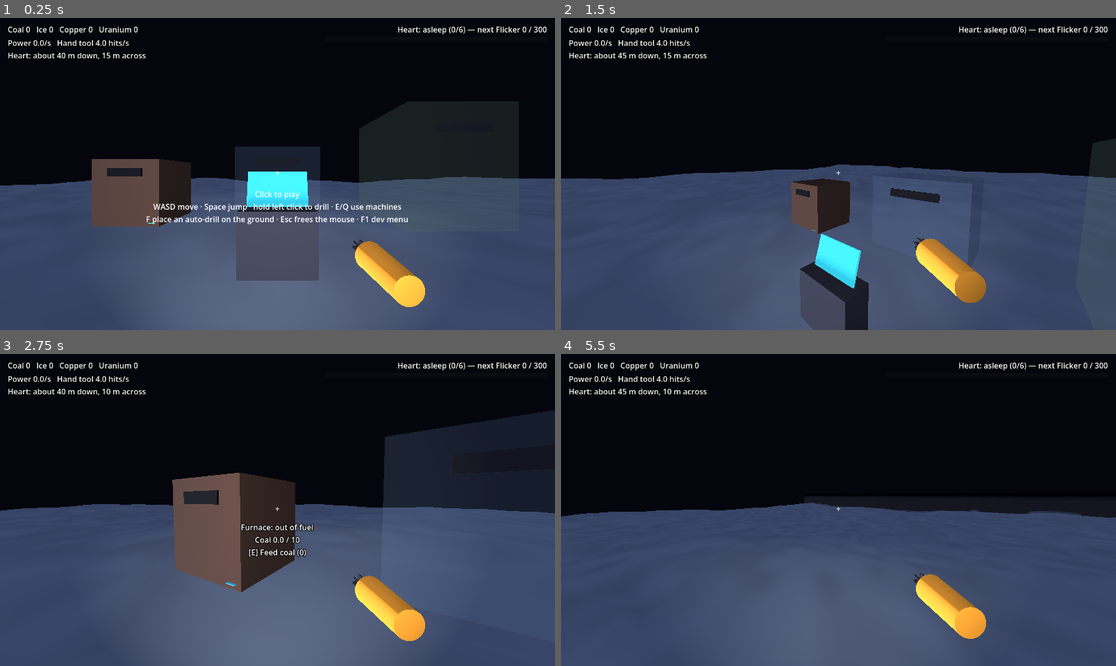
Above: before the commit, frames 1-4 (two rows, left to right).
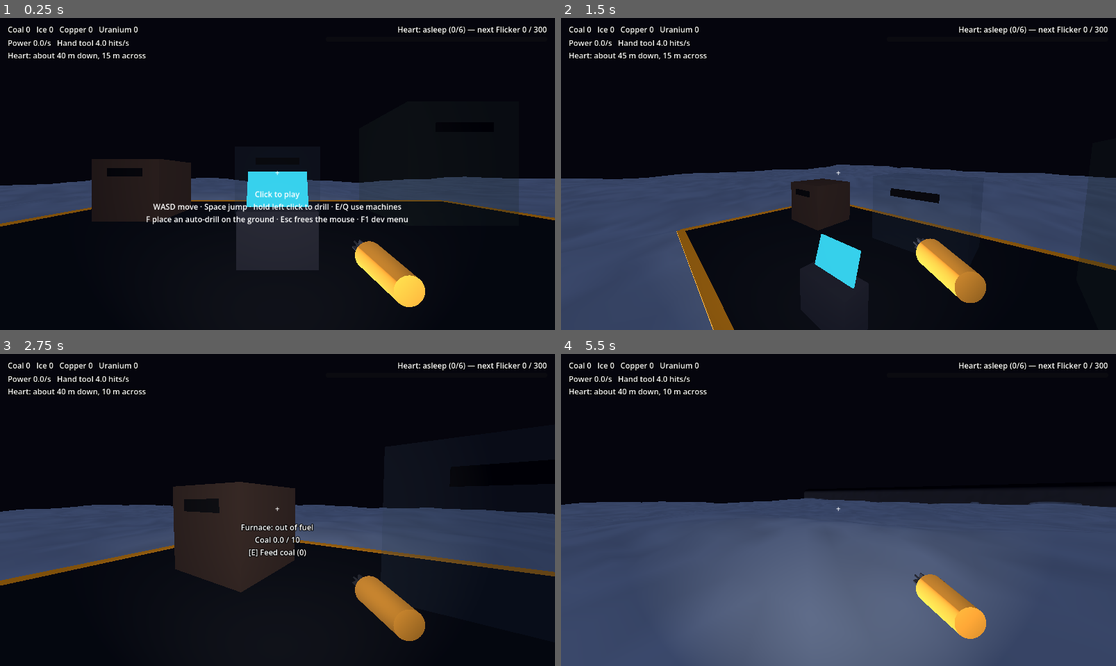
Above: after the commit, the same moments.

Repository: SneakKestrel16/Mininginc
Game: Godot game, scene res://src/main.tscn
Two runs of this game, one before a commit and one after it. Both use one fixed random seed, a clock stepped at 60 frames per second and the inputs below.
Inputs (mouse positions are in pixels of both pictures, inside the frame that each line leads up to):
- Up to frame 1 (0.25 s): no input
- Up to frame 2 (1.5 s): tap Enter at 0.5 s; move the mouse to (960, 158) at 0.52 s; hold D 0.53-1.28 s; tap E at 0.6 s; click (960, 158) at 0.67 s; tap Space at 0.77 s; move the mouse to (810, 174) at 1.27 s; hold W from 1.28 s (still down); tap Q at 1.35 s
- Up to frame 3 (2.75 s): keep holding W; tap Space at 1.52 s; move the mouse to (288, 503) at 2.02 s; tap F at 2.1 s
- Up to frame 4 (5.5 s): keep holding W; move the mouse to (832, 516) at 2.77 s; tap Ctrl at 2.85 s; click (832, 516) at 2.92 s; tap Space at 3.02, 3.77, 4.52 s; move the mouse to (877, 513) at 3.52 s; tap L at 3.6 s; move the mouse to (794, 506) at 4.27 s; tap Tab at 4.35 s; move the mouse to (844, 510) at 5.02 s; tap E at 5.1 s; click (844, 510) at 5.17 s

The runs differ from the first frame. In frame 1, 41% of the frame differs, in the area x 0-100%, y 33-100%; in frame 2, 23%; in frame 3, 40%; in frame 4, 3.1%.

Commit message:
feat: playtest batch 2: noclip toggle, machine platform, loose ground falls
- Fly keeps collision; a Noclip toggle in the dev menu (off by default)
  lets it pass through the ground. The launch turns noclip on to rise
  through the rock.
- A steel deck with orange trim covers the protected machine row, so it
  reads as built ground, not diggable.
- Ground a scoop cuts loose falls whole: each solid sample beside a scoop
  is filled depth-first, down first; a piece that finds no bedrock, no
  protected ground and nothing 6 m past the scoop is removed and its ore
  collected. Bounded, so a large piece hanging by a long thin bridge can
  stay up (ponytail note in VoxelWorld._drop_floating).

Pacing results are unchanged; the simulator takes 33 s instead of 11 s
for the extra fill on every scoop.

Diff:
--- a/src/player/player.gd
+++ b/src/player/player.gd
@@ -29,12 +29,18 @@
 var _target_normal := Vector3.ZERO
 ## True while an overlay is open, which hides the "click to play" hint.
 var hint_blocked := false
-## Dev menu fly mode: no gravity, no collision, Space up and Ctrl down, three times the speed.
+## Dev menu fly mode: no gravity, Space up and Ctrl down, three times the speed. It still
+## collides unless [member noclip] is on.
 var flying := false:
 	set(on):
 		flying = on
-		$Shape.disabled = on
+		$Shape.disabled = flying and noclip
 		velocity = Vector3.ZERO
+## Dev menu: while flying, pass through the ground. Off by default.
+var noclip := false:
+	set(on):
+		noclip = on
+		$Shape.disabled = flying and noclip
 
 var _move_speed: float
 var _jump_velocity: float
--- a/src/ui/dev_menu.gd
+++ b/src/ui/dev_menu.gd
@@ -48,6 +48,10 @@
 	_fly.text = "Fly (Space up, Ctrl down)"
 	_fly.toggled.connect(func(on: bool) -> void: player.flying = on)
 	move_row.add_child(_fly)
+	var noclip := CheckButton.new()
+	noclip.text = "Noclip"
+	noclip.toggled.connect(func(on: bool) -> void: player.noclip = on)
+	move_row.add_child(noclip)
 	_button(move_row, "To base", _teleport.bind(Vector3(64.5, 1.5, 64.5)))
 	_button(move_row, "To Heart", func() -> void: _teleport(heart.global_position + Vector3(0, 0, 5)))
 
--- a/src/ui/ending.gd
+++ b/src/ui/ending.gd
@@ -46,6 +46,7 @@
 	visible = true
 	player.hint_blocked = true
 	player.set_controls(false)
+	player.noclip = true  # rises up through the rock with the Heart
 	player.flying = true
 	var rise := create_tween().set_parallel()
 	rise.tween_property(player, "global_position:y", player.global_position.y + 120.0, FADE_SECONDS * 2.0) \
--- a/src/world/voxel_world.gd
+++ b/src/world/voxel_world.gd
@@ -15,6 +15,11 @@
 const SIDES: Array[Vector3i] = [Vector3i.UP, Vector3i.DOWN, Vector3i.LEFT, Vector3i.RIGHT, Vector3i.FORWARD, Vector3i.BACK]
 ## Density outside the world and in bedrock: far inside, so no scoop opens it.
 const SOLID := 100.0
+## Metres past a scoop that a loose piece of ground may reach and still fall: ground that
+## connects to nothing within this distance counts as held up.
+const SUPPORT_REACH := 6
+# Neighbours in the order a support fill pushes them: down last, so it is tried first.
+const FILL_ORDER: Array[Vector3i] = [Vector3i.UP, Vector3i.LEFT, Vector3i.RIGHT, Vector3i.FORWARD, Vector3i.BACK, Vector3i.DOWN]
 
 ## Seed every generated sample follows.
 var world_seed: int = 0:
@@ -95,6 +100,7 @@
 	var machines_low := Vector3(world["machines_min"][0], world["machines_min"][1], world["machines_min"][2])
 	var machines_high := Vector3(world["machines_max"][0], world["machines_max"][1], world["machines_max"][2])
 	_protected.append(AABB(machines_low, machines_high - machines_low))
+	_add_platform(machines_low, machines_high)
 	_ores = ores["ores"]
 	for ore in _ores:
 		var id := Blocks.id_of(ore["id"])
@@ -228,16 +234,111 @@
 					collected[what] = collected.get(what, 0) + 1
 				# A sample moves the vertices of the cells around it, and those are used by
 				# quads of edges up to one sample further on each side.
-				for dx in [-1, 0, 1]:
-					for dy in [-1, 0, 1]:
-						for dz in [-1, 0, 1]:
-							touched[chunk_of(pos + Vector3i(dx, dy, dz))] = true
+				_touch(pos, touched)
+	_drop_floating(center, radius, collected, touched)
 	for key in touched:
 		_open_chunks[key] = true
 		if _built.has(key):
 			_build(key)
 	carved.emit(center, collected)
 	return collected
+
+
+# Ground a scoop cut loose falls and breaks whole (playtest: "no floating ground anywhere"):
+# every solid sample beside the scoop is flood-filled; a piece that never reaches
+# SUPPORT_REACH metres from the scoop is held up by nothing and is removed, its ore collected.
+# ponytail: a bounded fill, so a huge piece hanging by a long thin bridge stays up; a global
+# connectivity pass would catch it if that ever shows in play.
+func _drop_floating(center: Vector3, radius: float, collected: Dictionary, touched: Dictionary) -> void:
+	var reach := int(ceil(radius)) + SUPPORT_REACH
+	var middle := Vector3i(center.round())
+	# Sample to its fill's verdict: HELD once that fill found support. Samples of a loose
+	# piece become air, so they never need a verdict.
+	var seen := {}
+	var low := Vector3i((center - Vector3.ONE * (radius + 1.5)).floor())
+	var high := Vector3i((center + Vector3.ONE * (radius + 1.5)).ceil())
+	for x in range(low.x, high.x + 1):
+		for y in range(low.y, high.y + 1):
+			for z in range(low.z, high.z + 1):
+				var start := Vector3i(x, y, z)
+				if seen.has(start) or not is_solid(start):
+					continue
+				# Depth first, down first: solid ground usually finds support straight below
+				# in a few steps.
+				var stack: Array[Vector3i] = [start]
+				var piece: Array[Vector3i] = []
+				var mine := {start: true}
+				var held := false
+				while not stack.is_empty():
+					var pos: Vector3i = stack.pop_back()
+					piece.append(pos)
+					var off := (pos - middle).abs()
+					if maxi(off.x, maxi(off.y, off.z)) >= reach or material_at(pos) == Blocks.BEDROCK or _is_protected(pos):
+						held = true
+						break
+					for side in FILL_ORDER:
+						var next: Vector3i = pos + side
+						if seen.has(next):  # reached a piece already found held
+							held = true
+							break
+						if not mine.has(next) and is_solid(next):
+							mine[next] = true
+							stack.append(next)
+					if held:
+						break
+				if held:
+					for pos in mine:
+						seen[pos] = true
+					continue
+				for pos in piece:
+					var what: String = Blocks.NAMES[material_at(pos)]
+					collected[what] = collected.get(what, 0) + 1
+					edits[pos] = -1.0
+					_touch(pos, touched)
+
+
+# A sample moves the vertices of the cells around it, and those are used by quads of edges up
+# to one sample further on each side: every chunk that can see it must be redrawn.
+func _touch(pos: Vector3i, touched: Dictionary) -> void:
+	for dx in [-1, 0, 1]:
+		for dy in [-1, 0, 1]:
+			for dz in [-1, 0, 1]:
+				touched[chunk_of(pos + Vector3i(dx, dy, dz))] = true
+
+
+# A steel deck over the ground the machines stand on, so it reads as built, not diggable.
+func _add_platform(low: Vector3, high: Vector3) -> void:
+	var deck := MeshInstance3D.new()
+	deck.name = "Platform"
+	var size := Vector3(high.x - low.x, 0.3, high.z - low.z)
+	deck.mesh = BoxMesh.new()
+	deck.mesh.size = size
+	deck.position = Vector3((low.x + high.x) / 2.0, 1.0, (low.z + high.z) / 2.0)
+	var steel := StandardMaterial3D.new()
+	steel.albedo_color = Color(0.22, 0.23, 0.26)
+	steel.metallic = 0.6
+	steel.roughness = 0.5
+	deck.material_override = steel
+	add_child(deck)
+	var trim := StandardMaterial3D.new()
+	trim.albedo_color = Color(0.95, 0.6, 0.1)
+	trim.emission_enabled = true
+	trim.emission = Color(0.95, 0.55, 0.1)
+	trim.emission_energy_multiplier = 0.4
+	for edge in [[Vector3(size.x, 0.05, 0.25), Vector3(0, 0.16, size.z / 2.0)], [Vector3(size.x, 0.05, 0.25), Vector3(0, 0.16, -size.z / 2.0)],
+			[Vector3(0.25, 0.05, size.z), Vector3(size.x / 2.0, 0.16, 0)], [Vector3(0.25, 0.05, size.z), Vector3(-size.x / 2.0, 0.16, 0)]]:
+		var stripe := MeshInstance3D.new()
+		stripe.mesh = BoxMesh.new()
+		stripe.mesh.size = edge[0]
+		stripe.position = edge[1]
+		stripe.material_override = trim
+		deck.add_child(stripe)
+	var body := StaticBody3D.new()
+	var shape := CollisionShape3D.new()
+	shape.shape = BoxShape3D.new()
+	shape.shape.size = size
+	body.add_child(shape)
+	deck.add_child(body)
 
 
 ## Keeps every scoop away from [param box] (a machine's footprint, say), so nothing floats.
--- a/tests/unit/heartwake/voxel_world_check.gd
+++ b/tests/unit/heartwake/voxel_world_check.gd
@@ -95,6 +95,21 @@
 	failures += _check(not world.dig(Vector3(30.5, 0.5, 30.5), world.hardness_at(Vector3i(30, 0, 30)) - 0.00001).is_empty(),
 			"a hair short of the hardness still scoops")
 
+	# Ground cut loose falls whole: a lump left hanging in a hole goes with the next scoop.
+	var hole := Vector3(90, -15, 90)
+	world.carve(hole, 4.0)
+	var lump: Array[Vector3i] = []
+	for p in [Vector3i(90, -15, 90), Vector3i(91, -15, 90), Vector3i(90, -14, 90), Vector3i(90, -15, 91)]:
+		world.edits[p] = 1.0
+		lump.append(p)
+	var fell := world.carve(Vector3(88, -15, 90), 1.0)
+	var fallen := 0
+	for what in fell:
+		fallen += fell[what]
+	failures += _check(lump.all(func(p: Vector3i) -> bool: return not world.is_solid(p)) and fallen >= 4,
+			"a lump held up by nothing falls whole, and its ground is collected (%d)" % fallen)
+	failures += _check(world.is_solid(Vector3i(90, -21, 90)), "ground below the hole stays")
+
 	# Drawing: surface nets give a closed surface with collision, built only near the player.
 	world.update_around(Vector3(40, 1, 40))  # the player calls this every frame
 	var inner: Node3D = world.chunk_node(world.chunk_of(Vector3i(40, 0, 40)))
